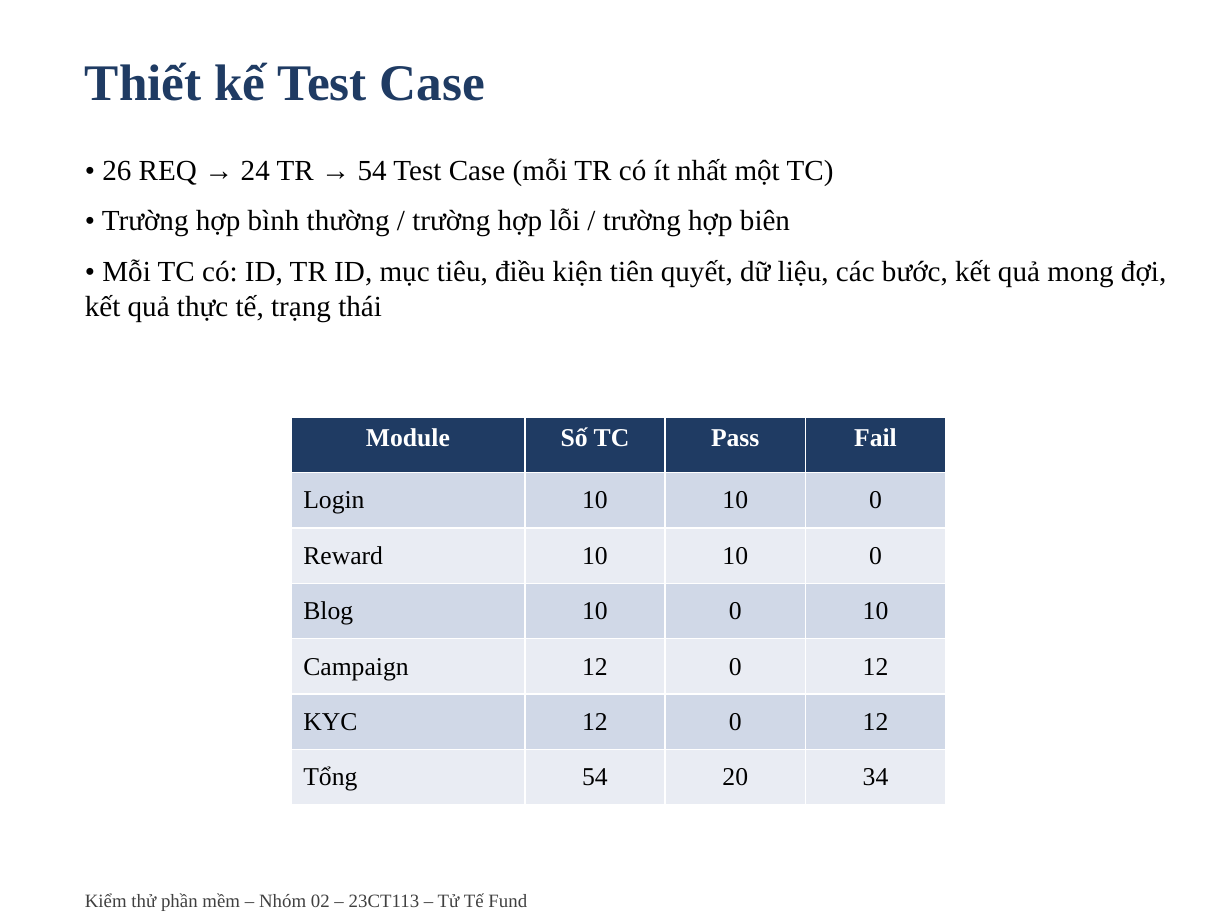
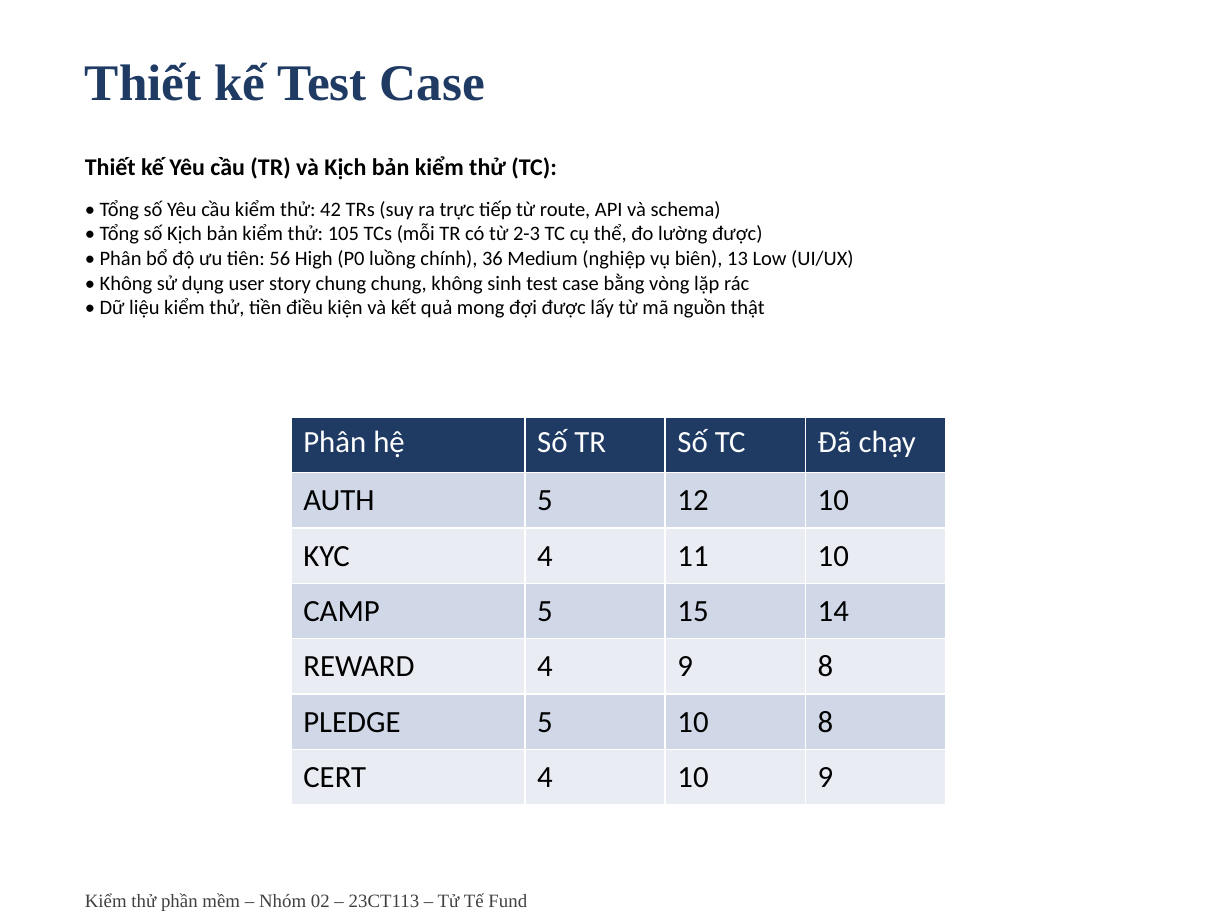
Before and after one commit to Escanor292/test, a slide deck: slide 6 of 23CT113_Nhom02_NenTangCrowdfunding(TuTeFund)/Word+ppt Báo Cáo/Ppt Báo cáo Nhóm 2 - 23CT113.pptx. Drawn at 1232x924 pixels with LibreOffice and Linux fonts; fonts in the diff are those of the drawing. Boxes give left, top, right and bottom in pixels: in the first picture for what was removed or moved away, otherwise in the second. Text is boxed around its words. In the diff, an @@ line names an element or a change of style, - is before the commit and + after.

Commit message:
docs(test): regenerate test documents + verify test accounts

```diff
--- a/23CT113_Nhom02_NenTangCrowdfunding(TuTeFund)/Word+ppt Báo Cáo/Ppt Báo cáo Nhóm 2 - 23CT113.pptx
+++ b/23CT113_Nhom02_NenTangCrowdfunding(TuTeFund)/Word+ppt Báo Cáo/Ppt Báo cáo Nhóm 2 - 23CT113.pptx
@@ text at <box>85,156,853,318</box>: text changed; size 17 to 12 pt; font Times New Roman to Calibri @@
-• 26 REQ → 24 TR → 54 Test Case (mỗi TR có ít nhất một TC)
-• Trường hợp bình thường / trường hợp lỗi / trường hợp biên
-• Mỗi TC có: ID, TR ID, mục tiêu, điều kiện tiên quyết, dữ liệu, các bước, kết quả mong đợi, kết quả thực tế, trạng thái
+Thiết kế Yêu cầu (TR) và Kịch bản kiểm thử (TC):
+• Tổng số Yêu cầu kiểm thử: 42 TRs (suy ra trực tiếp từ route, API và schema)
+• Tổng số Kịch bản kiểm thử: 105 TCs (mỗi TR có từ 2-3 TC cụ thể, đo lường được)
+• Phân bổ độ ưu tiên: 56 High (P0 luồng chính), 36 Medium (nghiệp vụ biên), 13 Low (UI/UX)
+• Không sử dụng user story chung chung, không sinh test case bằng vòng lặp rác
+• Dữ liệu kiểm thử, tiền điều kiện và kết quả mong đợi được lấy từ mã nguồn thật
@@ table at <box>291,418,946,806</box> @@
-row 1: Module | Số TC | Pass | Fail
+row 1: Phân hệ | Số TR | Số TC | Đã chạy
-row 2: Login | 10 | 10 | 0
+row 2: AUTH | 5 | 12 | 10
-row 3: Reward | 10 | 10 | 0
+row 3: KYC | 4 | 11 | 10
-row 4: Blog | 10 | 0 | 10
+row 4: CAMP | 5 | 15 | 14
-row 5: Campaign | 12 | 0 | 12
+row 5: REWARD | 4 | 9 | 8
-row 6: KYC | 12 | 0 | 12
+row 6: PLEDGE | 5 | 10 | 8
-row 7: Tổng | 54 | 20 | 34
+row 7: CERT | 4 | 10 | 9
```
Also in this commit, not shown: 6 other slides changed, 35 other files.
